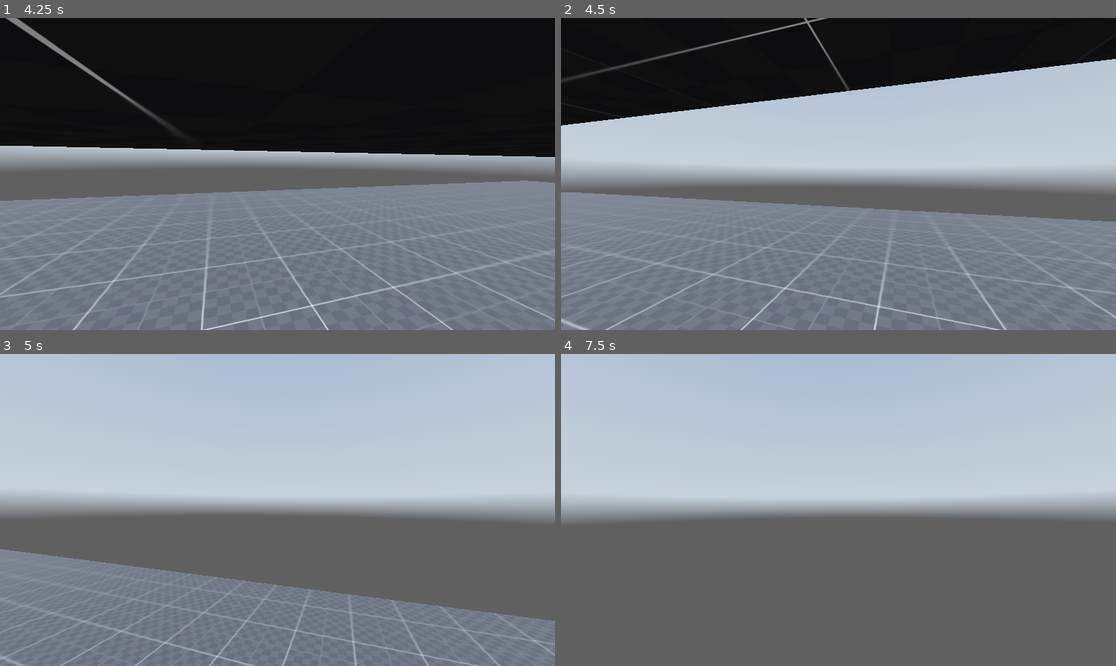
Above: before the commit, frames 1-4 (two rows, left to right).
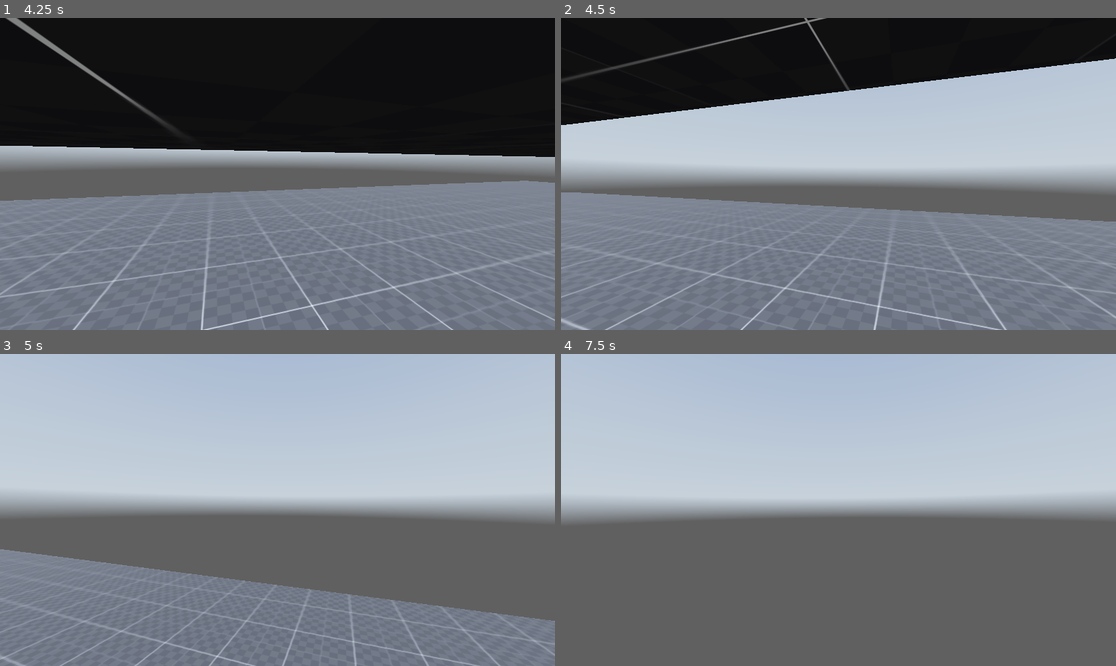
Above: after the commit, the same moments.

Repository: sugxt/slash
Game: Godot game, scene res://scenes/main.tscn
Same seed, same stepped clock (60 frames per second), same inputs: the game is played once before the commit and once after it. A sky picture missing from this copy of the repository is replaced by a grey-blue gradient.
Inputs (mouse positions are in pixels of both pictures, inside the frame that each line leads up to):
- Up to frame 1 (4.25 s): tap Enter (ui_accept) at 0.5, 0.77, 1.07, 1.52, 1.82, 2.3, 2.85, 3.02, 3.32, 3.77, 4.07 s; move the mouse to (305, 174) at 0.52 s; hold C (crouch) 0.53-1.28 s; hold W (forward) from 0.53 s (still down); tap Alt (free_look) at 0.8, 1.35, 3.8 s; move the mouse to (249, 174) at 1.27 s; tap Shift (sprint) at 1.55 s; move the mouse to (288, 167) at 2.02 s; hold Shift (sprint) 2.03-2.78 s; move the mouse to (271, 180) at 2.77 s; tap C (crouch) at 3.05 s; move the mouse to (316, 177) at 3.52 s; hold C (crouch) from 3.53 s (still down)
- Up to frame 2 (4.5 s): keep holding W (forward); move the mouse to (794, 170) at 4.27 s; release C (crouch) at 4.28 s; tap Alt (free_look) at 4.35 s
- Up to frame 3 (5 s): keep holding W (forward); tap Enter (ui_accept) at 4.52, 4.82 s; tap Shift (sprint) at 4.55 s
- Up to frame 4 (7.5 s): move the mouse to (844, 510) at 5.02 s; hold Shift (sprint) 5.03-5.78 s; tap Enter (ui_accept) at 5.3, 5.75, 6.02, 6.32, 6.5, 6.77, 7.07, 7.25 s; move the mouse to (816, 503) at 5.77 s; release W (forward) at 5.78 s; hold D (right) 5.78-6.53 s; tap C (crouch) at 5.85 s; move the mouse to (866, 510) at 6.52 s; hold Alt (free_look) 6.53-7.28 s; hold W (forward) from 6.53 s (still down); move the mouse to (810, 510) at 7.27 s; tap Shift (sprint) at 7.35 s

Frame 1 is identical in both runs. In frame 2, 0.2% of the frame differs, in the area x 0-100%, y 0-66%; in frame 3, less than 0.1%; in frame 4, less than 0.1%.

Commit message:
Refactored Files

Diff:
--- a/scenes/main.tscn
+++ b/scenes/main.tscn
@@ -2,7 +2,7 @@
 
 [ext_resource type="Texture2D" uid="uid://u0i4v2a2qrgf" path="res://assets/textures/dev/grids/Dark/texture_07.png" id="1_0wfyh"]
 [ext_resource type="Texture2D" uid="uid://ca253cruybbp1" path="res://assets/hdris/kloofendal_48d_partly_cloudy_puresky_2k.hdr" id="2_sugp2"]
-[ext_resource type="Script" uid="uid://4xcglyihqf5y" path="res://scripts/player.gd" id="3_sugp2"]
+[ext_resource type="Script" uid="uid://4xcglyihqf5y" path="res://scripts/player_controller.gd" id="3_sugp2"]
 
 [sub_resource type="StandardMaterial3D" id="StandardMaterial3D_jyhfs"]
 albedo_texture = ExtResource("1_0wfyh")
@@ -24,6 +24,33 @@
 
 [sub_resource type="CapsuleShape3D" id="CapsuleShape3D_sugp2"]
 height = 1.2
+
+[sub_resource type="Animation" id="Animation_jyhfs"]
+length = 0.001
+tracks/0/type = "value"
+tracks/0/imported = false
+tracks/0/enabled = true
+tracks/0/path = NodePath("Camera3D:rotation")
+tracks/0/interp = 1
+tracks/0/loop_wrap = true
+tracks/0/keys = {
+"times": PackedFloat32Array(0),
+"transitions": PackedFloat32Array(1),
+"update": 0,
+"values": [Vector3(0, 0, 0)]
+}
+tracks/1/type = "value"
+tracks/1/imported = false
+tracks/1/enabled = true
+tracks/1/path = NodePath("Camera3D:position")
+tracks/1/interp = 1
+tracks/1/loop_wrap = true
+tracks/1/keys = {
+"times": PackedFloat32Array(0),
+"transitions": PackedFloat32Array(1),
+"update": 0,
+"values": [Vector3(0, 0, 0)]
+}
 
 [sub_resource type="Animation" id="Animation_sugp2"]
 resource_name = "jumping"
@@ -51,33 +78,6 @@
 "transitions": PackedFloat32Array(1, 1, 1),
 "update": 0,
 "values": [Vector3(0, 0, 0), Vector3(0, -0.1, 0), Vector3(0, 0, 0)]
-}
-
-[sub_resource type="Animation" id="Animation_jyhfs"]
-length = 0.001
-tracks/0/type = "value"
-tracks/0/imported = false
-tracks/0/enabled = true
-tracks/0/path = NodePath("Camera3D:rotation")
-tracks/0/interp = 1
-tracks/0/loop_wrap = true
-tracks/0/keys = {
-"times": PackedFloat32Array(0),
-"transitions": PackedFloat32Array(1),
-"update": 0,
-"values": [Vector3(0, 0, 0)]
-}
-tracks/1/type = "value"
-tracks/1/imported = false
-tracks/1/enabled = true
-tracks/1/path = NodePath("Camera3D:position")
-tracks/1/interp = 1
-tracks/1/loop_wrap = true
-tracks/1/keys = {
-"times": PackedFloat32Array(0),
-"transitions": PackedFloat32Array(1),
-"update": 0,
-"values": [Vector3(0, 0, 0)]
 }
 
 [sub_resource type="Animation" id="Animation_tbgi4"]
--- /dev/null
+++ b/scripts/crouching_state.gd
@@ -0,0 +1,57 @@
+class_name CrouchingState
+extends PlayerState
+
+const crouching_speed = 3.0
+const crouching_depth = -0.5
+
+func enter_state():
+	state_manager.walking = false
+	state_manager.sprinting = false
+	state_manager.crouching = true
+	state_manager.sliding = false
+
+func exit_state():
+	state_manager.crouching = false
+
+func process(delta):
+	# Set appropriate speed
+	state_manager.current_speed = lerp(state_manager.current_speed, crouching_speed, delta * player.lerp_speed)
+
+	# Lower head position
+	player.head.position.y = lerp(player.head.position.y, crouching_depth, delta * player.lerp_speed)
+
+	# Enable crouching collision shape
+	player.standing_collision_shape.disabled = true
+	player.crouching_collision_shape.disabled = false
+
+	# Handle movement
+	process_movement(delta)
+
+func process_movement(delta):
+	var input_dir = state_manager.get_input_direction()
+
+	if player.is_on_floor():
+		player.direction = lerp(player.direction,
+			(player.transform.basis * Vector3(input_dir.x, 0, input_dir.y)).normalized(),
+			delta * player.lerp_speed)
+	else:
+		if input_dir != Vector2.ZERO:
+			player.direction = lerp(player.direction,
+				(player.transform.basis * Vector3(input_dir.x, 0, input_dir.y)).normalized(),
+				delta * player.air_lerp_speed)
+
+	if player.direction:
+		player.velocity.x = player.direction.x * state_manager.current_speed
+		player.velocity.z = player.direction.z * state_manager.current_speed
+	else:
+		player.velocity.x = move_toward(player.velocity.x, 0, state_manager.current_speed)
+		player.velocity.z = move_toward(player.velocity.z, 0, state_manager.current_speed)
+
+func check_state_changes():
+	if !Input.is_action_pressed("crouch") && state_manager.can_stand():
+		if Input.is_action_pressed("sprint"):
+			return state_manager.sprinting_state
+		else:
+			return state_manager.walking_state
+
+	return self
--- /dev/null
+++ b/scripts/free_looking_state.gd
@@ -0,0 +1,17 @@
+class_name FreeLookingState
+extends PlayerState
+
+const free_look_tilt_amount = 5
+
+func process(delta):
+	# Check if free look should be active
+	if Input.is_action_pressed("free_look") || state_manager.sliding:
+		state_manager.free_looking = true
+
+		# Don't rotate if sliding (handled in slide state)
+		if !state_manager.sliding:
+			player.eyes.rotation.z = -deg_to_rad(player.neck.rotation.y * free_look_tilt_amount)
+	else:
+		state_manager.free_looking = false
+		player.neck.rotation.y = lerp(player.neck.rotation.y, 0.0, delta * player.lerp_speed)
+		player.eyes.rotation.z = lerp(player.eyes.rotation.z, 0.0, delta * player.lerp_speed)
--- /dev/null
+++ b/scripts/head_bobbing_state.gd
@@ -0,0 +1,45 @@
+class_name HeadBobbingState
+extends PlayerState
+
+# Head Bobbing Constants
+const head_bobbing_sprinting_speed = 22.0
+const head_bobbing_walking_speed = 14.0
+const head_bobbing_crouching_speed = 10.0
+
+const head_bobbing_crouching_intensity = 0.05
+const head_bobbing_sprinting_intensity = 0.2
+const head_bobbing_walking_intensity = 0.1
+
+# Head Bobbing Variables
+var head_bobbing_vector = Vector2.ZERO
+var head_bobbing_index = 0.0
+var head_bobbing_current_intensity = 0.0
+
+func process(delta):
+	# Determine which bobbing parameters to use based on current state
+	if state_manager.sprinting:
+		head_bobbing_current_intensity = head_bobbing_sprinting_intensity
+		head_bobbing_index += head_bobbing_sprinting_speed * delta
+	elif state_manager.walking:
+		head_bobbing_current_intensity = head_bobbing_walking_intensity
+		head_bobbing_index += head_bobbing_walking_speed * delta
+	elif state_manager.crouching:
+		head_bobbing_current_intensity = head_bobbing_crouching_intensity
+		head_bobbing_index += head_bobbing_crouching_speed * delta
+
+	# Apply head bobbing effect when moving on the ground
+	var input_dir = state_manager.get_input_direction()
+
+	if player.is_on_floor() && !state_manager.sliding && input_dir != Vector2.ZERO:
+		head_bobbing_vector.y = sin(head_bobbing_index)
+		head_bobbing_vector.x = sin(head_bobbing_index/2) + 0.5
+
+		player.eyes.position.y = lerp(player.eyes.position.y,
+			head_bobbing_vector.y * (head_bobbing_current_intensity/2.0),
+			delta * player.lerp_speed)
+		player.eyes.position.x = lerp(player.eyes.position.x,
+			head_bobbing_vector.x * head_bobbing_current_intensity,
+			delta * player.lerp_speed)
+	else:
+		player.eyes.position.y = lerp(player.eyes.position.y, 0.0, delta * player.lerp_speed)
+		player.eyes.position.x = lerp(player.eyes.position.x, 0.0, delta * player.lerp_speed)
--- a/scripts/player.gd
+++ /dev/null
@@ -1,192 +0,0 @@
-extends CharacterBody3D
-
-# Player Nodes
-@onready var neck: Node3D = $Neck
-@onready var head = $Neck/head
-@onready var standing_collision_shape: CollisionShape3D = $standing_collision_shape
-@onready var crouching_collision_shape: CollisionShape3D = $crouching_collision_shape
-@onready var ray_cast_3d: RayCast3D = $RayCast3D
-@onready var camera_3d: Camera3D = $Neck/head/eyes/Camera3D
-@onready var eyes: Node3D = $Neck/head/eyes
-@onready var animation_player: AnimationPlayer = $Neck/head/eyes/AnimationPlayer
-
-#Player Variables
-var current_speed = 5.0
-const walking_speed = 5.0
-const sprint_speed = 8.0
-const crouching_speed = 3.0
-
-#States
-var walking = false
-var sprinting = false
-var crouching = false
-var free_looking = false
-var sliding = false
-
-# Slide Vars
-var slide_timer = 0.0
-var slide_timer_max = 1.2
-var slide_vector = Vector2.ZERO
-var slide_speed = 10.0
-
-#Head Bobbing Vars
-
-const head_bobbing_sprinting_speed = 22.0
-const head_bobbing_walking_speed = 14.0
-const head_bobbing_crouching_speed = 10.0
-
-const head_bobbing_crouching_intensity = 0.05
-const head_bobbing_sprinting_intensity = 0.2
-const head_bobbing_walking_intensity = 0.1
-
-var head_bobbing_vector = Vector2.ZERO
-var head_bobbing_index = 0.0
-var head_bobbing_current_intensity = 0.0
-
-# Movement Variables
-const jump_velocity = 4.5
-var crouching_depth = -0.5
-var free_look_tilt_amount = 4
-
-var last_velocity = Vector3.ZERO
-
-#Input Variables
-var lerp_speed = 7.5
-var air_lerp_speed = 3.0
-var direction = Vector3.ZERO
-const mouse_sens = 0.2
-
-func _ready():
-	Input.set_mouse_mode(Input.MOUSE_MODE_CAPTURED)
-func _input(event):
-
-	# Mouse Event Handling
-
-	if event is InputEventMouseMotion:
-		if free_looking:
-			neck.rotate_y(deg_to_rad(-event.relative.x * mouse_sens))
-			neck.rotation.y = clamp(neck.rotation.y, deg_to_rad(-120), deg_to_rad(120))
-		else:
-			rotate_y(deg_to_rad(-event.relative.x * mouse_sens))
-		head.rotate_x(deg_to_rad(-event.relative.y * mouse_sens))
-		head.rotation.x = clamp(head.rotation.x, deg_to_rad(-89), deg_to_rad(89))
-
-
-func _physics_process(delta: float) -> void:
-	# Declaring Input
-	var input_dir := Input.get_vector("left", "right", "forward", "backward")
-	#Handling Movement Input and States
-
-	#Crouching State
-	if Input.is_action_pressed("crouch") || sliding:
-		current_speed = lerp(current_speed,crouching_speed,delta * lerp_speed)
-		head.position.y = lerp(head.position.y,crouching_depth, delta*lerp_speed)
-
-		standing_collision_shape.disabled = true
-		crouching_collision_shape.disabled = false
-
-		# Slide Begin Logic
-
-		if sprinting && input_dir != Vector2.ZERO && is_on_floor():
-			sliding = true
-			slide_timer = slide_timer_max
-			slide_vector = input_dir
-			free_looking = true
-			print("Slide Begin")
-
-		walking = false
-		sprinting = false
-		crouching = true
-
-	elif !ray_cast_3d.is_colliding():
-
-		# Standing State
-		standing_collision_shape.disabled = false
-		crouching_collision_shape.disabled = true
-		head.position.y = lerp(head.position.y, 0.0, delta*lerp_speed)
-
-		if Input.is_action_pressed("sprint"):
-
-			# Sprinting State
-			current_speed = lerp(current_speed,sprint_speed,delta * lerp_speed)
-			walking = false
-			sprinting = true
-			crouching = false
-		else:
-
-			# Walking State
-			current_speed = lerp(current_speed,walking_speed,delta * lerp_speed)
-			walking = true
-			sprinting = false
-			crouching = false
-	# Handle Free Looking
-	if Input.is_action_pressed("free_look") || sliding:
-		free_looking = true
-		if sliding:
-			eyes.rotation.z = lerp(eyes.rotation.z,-deg_to_rad(7.0), delta * lerp_speed)
-		else:
-			eyes.rotation.z = -deg_to_rad(neck.rotation.y*free_look_tilt_amount)
-	else:
-		free_looking = false
-		neck.rotation.y = lerp(neck.rotation.y,0.0,delta * lerp_speed)
-		eyes.rotation.z = lerp(eyes.rotation.z,0.0,delta * lerp_speed)
-
-	# Handle Sliding
-	if sliding:
-		slide_timer -= delta
-		if slide_timer <= 0:
-			sliding = false
-			print("Slide End")
-			free_looking = false
-
-	# Handle Head Bob
-	if sprinting:
-		head_bobbing_current_intensity = head_bobbing_sprinting_intensity
-		head_bobbing_index += head_bobbing_sprinting_speed* delta
-	elif walking:
-		head_bobbing_current_intensity = head_bobbing_walking_intensity
-		head_bobbing_index += head_bobbing_walking_speed* delta
-	elif crouching:
-		head_bobbing_current_intensity = head_bobbing_crouching_intensity
-		head_bobbing_index += head_bobbing_crouching_speed* delta
-
-	if is_on_floor() && !sliding && input_dir != Vector2.ZERO:
-		head_bobbing_vector.y = sin(head_bobbing_index)
-		head_bobbing_vector.x = sin(head_bobbing_index/2)+0.5
-
-		eyes.position.y = lerp(eyes.position.y,head_bobbing_vector.y*(head_bobbing_current_intensity/2.0), delta * lerp_speed)
-		eyes.position.x = lerp(eyes.position.x,head_bobbing_vector.x*head_bobbing_current_intensity, delta * lerp_speed)
-	else:
-		eyes.position.y = lerp(eyes.position.y,0.0, delta * lerp_speed)
-		eyes.position.x = lerp(eyes.position.x,0.0, delta * lerp_speed)
-	# Add the gravity.
-	if not is_on_floor():
-		velocity += get_gravity() * delta
-
-	# Handle jump.
-	if Input.is_action_just_pressed("ui_accept") and is_on_floor():
-		velocity.y = jump_velocity
-		sliding = false
-		animation_player.play("jumping")
-	# Handle Landing
-	if is_on_floor() && last_velocity.y < 0.0:
-		animation_player.play("landing")
-	# Get the input direction and handle the movement/deceleration.
-	# As good practice, you should replace UI actions with custom gameplay actions.
-	if is_on_floor():
-		direction = lerp(direction,(transform.basis * Vector3(input_dir.x, 0, input_dir.y)).normalized(),delta * lerp_speed)
-	else:
-		if input_dir != Vector2.ZERO:
-			direction = lerp(direction,(transform.basis * Vector3(input_dir.x, 0, input_dir.y)).normalized(),delta * air_lerp_speed)
-
-	if sliding:
-		direction = (transform.basis * Vector3(slide_vector.x,0,slide_vector.y)).normalized()
-		current_speed = (slide_timer + 0.1) * slide_speed
-	if direction:
-		velocity.x = direction.x * current_speed
-		velocity.z = direction.z * current_speed
-	else:
-		velocity.x = move_toward(velocity.x, 0, current_speed)
-		velocity.z = move_toward(velocity.z, 0, current_speed)
-	last_velocity = velocity
-	move_and_slide()
--- /dev/null
+++ b/scripts/player_controller.gd
@@ -0,0 +1,54 @@
+extends CharacterBody3D
+
+# Player Nodes
+@onready var neck: Node3D = $Neck
+@onready var head = $Neck/head
+@onready var standing_collision_shape: CollisionShape3D = $standing_collision_shape
+@onready var crouching_collision_shape: CollisionShape3D = $crouching_collision_shape
+@onready var ray_cast_3d: RayCast3D = $RayCast3D
+@onready var camera_3d: Camera3D = $Neck/head/eyes/Camera3D
+@onready var eyes: Node3D = $Neck/head/eyes
+@onready var animation_player: AnimationPlayer = $Neck/head/eyes/AnimationPlayer
+
+# Movement Variables
+const jump_velocity = 4.5
+var direction = Vector3.ZERO
+var last_velocity = Vector3.ZERO
+const mouse_sens = 0.2
+var lerp_speed = 7.5
+var air_lerp_speed = 3.0
+
+# Movement State Manager
+var state_manager: PlayerStateManager
+
+func _ready():
+	Input.set_mouse_mode(Input.MOUSE_MODE_CAPTURED)
+
+	# Initialize state manager
+	state_manager = PlayerStateManager.new(self)
+	add_child(state_manager)
+
+func _input(event):
+	state_manager.handle_input(event)
+
+func _physics_process(delta: float) -> void:
+	# Update player state
+	state_manager.process_state_changes()
+	state_manager.process_movement(delta)
+
+	# Add gravity
+	if not is_on_floor():
+		velocity += get_gravity() * delta
+
+	# Handle jump - could be moved to state manager but kept here for simplicity
+	if Input.is_action_just_pressed("ui_accept") and is_on_floor():
+		velocity.y = jump_velocity
+		state_manager.cancel_sliding()
+		animation_player.play("jumping")
+
+	# Handle Landing
+	if is_on_floor() && last_velocity.y < 0.0:
+		animation_player.play("landing")
+
+	last_velocity = velocity
+	move_and_slide()
--- /dev/null
+++ b/scripts/player_state.gd
@@ -0,0 +1,25 @@
+class_name PlayerState
+extends Node
+
+var player
+var state_manager
+
+func _init(player_reference, state_manager_reference):
+	player = player_reference
+	state_manager = state_manager_reference
+
+# Called when entering this state
+func enter_state():
+	pass
+
+# Called when exiting this state
+func exit_state():
+	pass
+
+# Main process function for state behavior
+func process(_delta):
+	pass
+
+# Check if we should switch to another state
+func check_state_changes():
+	return self
--- /dev/null
+++ b/scripts/player_state_manager.gd
@@ -0,0 +1,88 @@
+class_name PlayerStateManager
+extends Node
+
+# States
+var walking_state: WalkingState
+var sprinting_state: SprintingState
+var crouching_state: CrouchingState
+var sliding_state: SlidingState
+var free_looking_state: FreeLookingState
+var head_bobbing_state: HeadBobbingState
+
+# Current state
+var current_movement_state
+var player
+
+# Current player speed
+var current_speed = 5.0
+
+# State flags for easy access
+var walking = false
+var sprinting = false
+var crouching = false
+var free_looking = false
+var sliding = false
+
+func _init(player_reference):
+	player = player_reference
+
+func _ready():
+	# Initialize all states
+	walking_state = WalkingState.new(player, self)
+	sprinting_state = SprintingState.new(player, self)
+	crouching_state = CrouchingState.new(player, self)
+	sliding_state = SlidingState.new(player, self)
+	free_looking_state = FreeLookingState.new(player, self)
+	head_bobbing_state = HeadBobbingState.new(player, self)
+
+	# Add states as children for automatic processing
+	add_child(walking_state)
+	add_child(sprinting_state)
+	add_child(crouching_state)
+	add_child(sliding_state)
+	add_child(free_looking_state)
+	add_child(head_bobbing_state)
+
+	# Set initial state
+	current_movement_state = walking_state
+	walking = true
+
+func process_state_changes():
+	# Determine current state based on inputs and conditions
+	var new_state = current_movement_state.check_state_changes()
+
+	if new_state != current_movement_state:
+		current_movement_state.exit_state()
+		current_movement_state = new_state
+		current_movement_state.enter_state()
+
+func process_movement(delta):
+	# Process main movement state
+	current_movement_state.process(delta)
+
+	# Process free-looking separately since it can be active with any movement state
+	free_looking_state.process(delta)
+
+	# Process head bobbing separately since it depends on movement state
+	head_bobbing_state.process(delta)
+
+func handle_input(event):
+	if event is InputEventMouseMotion:
+		if free_looking:
+			player.neck.rotate_y(deg_to_rad(-event.relative.x * player.mouse_sens))
+			player.neck.rotation.y = clamp(player.neck.rotation.y, deg_to_rad(-120), deg_to_rad(120))
+		else:
+			player.rotate_y(deg_to_rad(-event.relative.x * player.mouse_sens))
+		player.head.rotate_x(deg_to_rad(-event.relative.y * player.mouse_sens))
+		player.head.rotation.x = clamp(player.head.rotation.x, deg_to_rad(-89), deg_to_rad(89))
+
+func get_input_direction():
+	return Input.get_vector("left", "right", "forward", "backward")
+
+func can_stand():
+	return !player.ray_cast_3d.is_colliding()
+
+func cancel_sliding():
+	if sliding:
+		sliding = false
+		free_looking = false
--- /dev/null
+++ b/scripts/sliding_state.gd
@@ -0,0 +1,60 @@
+class_name SlidingState
+extends PlayerState
+
+# Slide Variables
+var slide_timer = 0.0
+const slide_timer_max = 1.2
+var slide_vector = Vector2.ZERO
+const slide_speed = 10.0
+const crouching_depth = -0.5
+
+func enter_state():
+	state_manager.walking = false
+	state_manager.sprinting = false
+	state_manager.crouching = true
+	state_manager.sliding = true
+	state_manager.free_looking = true
+
+	# Initialize slide
+	slide_timer = slide_timer_max
+	slide_vector = state_manager.get_input_direction()
+	print("Slide Begin")
+
+func exit_state():
+	state_manager.sliding = false
+	state_manager.free_looking = false
+	print("Slide End")
+
+func process(delta):
+	# Update slide timer
+	slide_timer -= delta
+
+	# Lower head position (same as crouching)
+	player.head.position.y = lerp(player.head.position.y, crouching_depth, delta * player.lerp_speed)
+
+	# Enable crouching collision shape
+	player.standing_collision_shape.disabled = true
+	player.crouching_collision_shape.disabled = false
+
+	# Tilt camera while sliding
+	player.eyes.rotation.z = lerp(player.eyes.rotation.z, -deg_to_rad(7.0), delta * player.lerp_speed)
+
+	# Handle movement
+	process_movement(delta)
+
+func process_movement(delta):
+	# Set direction based on slide vector
+	player.direction = (player.transform.basis * Vector3(slide_vector.x, 0, slide_vector.y)).normalized()
+
+	# Calculate speed based on remaining slide time
+	var current_slide_speed = (slide_timer + 0.1) * slide_speed
+
+	# Apply movement
+	player.velocity.x = player.direction.x * current_slide_speed
+	player.velocity.z = player.direction.z * current_slide_speed
+
+func check_state_changes():
+	if slide_timer <= 0:
+		return state_manager.crouching_state
+
+	return self
--- /dev/null
+++ b/scripts/sprinting_state.gd
@@ -0,0 +1,60 @@
+class_name SprintingState
+extends PlayerState
+
+const sprint_speed = 8.0
+
+func enter_state():
+	state_manager.walking = false
+	state_manager.sprinting = true
+	state_manager.crouching = false
+	state_manager.sliding = false
+
+func exit_state():
+	state_manager.sprinting = false
+
+func process(delta):
+	# Set appropriate speed
+	state_manager.current_speed = lerp(state_manager.current_speed, sprint_speed, delta * player.lerp_speed)
+
+	# Make sure head position is normal
+	player.head.position.y = lerp(player.head.position.y, 0.0, delta * player.lerp_speed)
+
+	# Enable standing collision shape
+	player.standing_collision_shape.disabled = false
+	player.crouching_collision_shape.disabled = true
+
+	# Handle movement
+	process_movement(delta)
+
+func process_movement(delta):
+	var input_dir = state_manager.get_input_direction()
+
+	if player.is_on_floor():
+		player.direction = lerp(player.direction,
+			(player.transform.basis * Vector3(input_dir.x, 0, input_dir.y)).normalized(),
+			delta * player.lerp_speed)
+	else:
+		if input_dir != Vector2.ZERO:
+			player.direction = lerp(player.direction,
+				(player.transform.basis * Vector3(input_dir.x, 0, input_dir.y)).normalized(),
+				delta * player.air_lerp_speed)
+
+	if player.direction:
+		player.velocity.x = player.direction.x * state_manager.current_speed
+		player.velocity.z = player.direction.z * state_manager.current_speed
+	else:
+		player.velocity.x = move_toward(player.velocity.x, 0, state_manager.current_speed)
+		player.velocity.z = move_toward(player.velocity.z, 0, state_manager.current_speed)
+
+func check_state_changes():
+	if Input.is_action_pressed("crouch"):
+		var input_dir = state_manager.get_input_direction()
+		# Check if we should slide
+		if input_dir != Vector2.ZERO: # Add is_on_floor() if want to disable jump slide
+			return state_manager.sliding_state
+		return state_manager.crouching_state
+
+	if !Input.is_action_pressed("sprint"):
+		return state_manager.walking_state
+
+	return self
--- /dev/null
+++ b/scripts/walking_state.gd
@@ -0,0 +1,56 @@
+class_name WalkingState
+extends PlayerState
+
+const walking_speed = 5.0
+
+func enter_state():
+	state_manager.walking = true
+	state_manager.sprinting = false
+	state_manager.crouching = false
+	state_manager.sliding = false
+
+func exit_state():
+	state_manager.walking = false
+
+func process(delta):
+	# Set appropriate speed
+	state_manager.current_speed = lerp(state_manager.current_speed, walking_speed, delta * player.lerp_speed)
+
+	# Make sure head position is normal
+	player.head.position.y = lerp(player.head.position.y, 0.0, delta * player.lerp_speed)
+
+	# Enable standing collision shape
+	player.standing_collision_shape.disabled = false
+	player.crouching_collision_shape.disabled = true
+
+	# Handle movement
+	process_movement(delta)
+
+func process_movement(delta):
+	var input_dir = state_manager.get_input_direction()
+
+	if player.is_on_floor():
+		player.direction = lerp(player.direction,
+			(player.transform.basis * Vector3(input_dir.x, 0, input_dir.y)).normalized(),
+			delta * player.lerp_speed)
+	else:
+		if input_dir != Vector2.ZERO:
+			player.direction = lerp(player.direction,
+				(player.transform.basis * Vector3(input_dir.x, 0, input_dir.y)).normalized(),
+				delta * player.air_lerp_speed)
+
+	if player.direction:
+		player.velocity.x = player.direction.x * state_manager.current_speed
+		player.velocity.z = player.direction.z * state_manager.current_speed
+	else:
+		player.velocity.x = move_toward(player.velocity.x, 0, state_manager.current_speed)
+		player.velocity.z = move_toward(player.velocity.z, 0, state_manager.current_speed)
+
+func check_state_changes():
+	if Input.is_action_pressed("crouch"):
+		return state_manager.crouching_state
+
+	if Input.is_action_pressed("sprint"):
+		return state_manager.sprinting_state
+
+	return self
Not shown, added: scripts/crouching_state.gd.uid
Not shown, added: scripts/free_looking_state.gd.uid
Not shown, added: scripts/head_bobbing_state.gd.uid
Renamed: scripts/player.gd.uid -> scripts/player_controller.gd.uid
Not shown, added: scripts/player_state.gd.uid
Not shown, added: scripts/player_state_manager.gd.uid
Not shown, added: scripts/sliding_state.gd.uid
Not shown, added: scripts/sprinting_state.gd.uid
Not shown, added: scripts/walking_state.gd.uid
